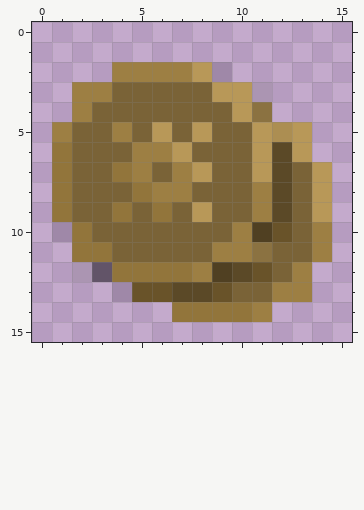
Two states of a pixel-art sprite, packs/KoronaSwiat_Resource_Pack/textures/items/pouch_of_coronacoins.png. The first picture shows the starting point.
The file is 16x16 pixels. Pixels under 10% opacity are left out. Colours within 5 levels of each other are drawn and written as one.
New version:
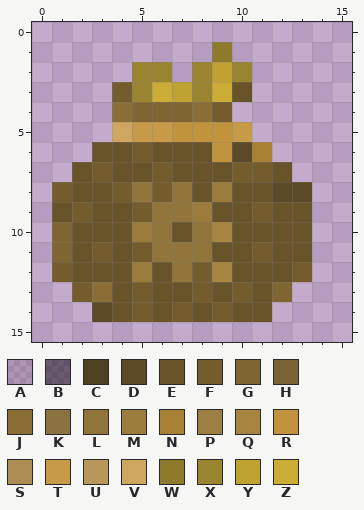
Palette (. is transparent): A #00000020  B #00000075  C #504022  D #5b4927  E #695329  F #745c2d  G #7f6531  H #7a6337  J #8a6e35  K #8b7241  L #92753b  M #9b7c3d  N #a98134  P #9d7f43  Q #a68541  R #c1933c  S #ac8e52  T #c69a47  U #b89858  V #cea65f  W #8e7a2c  X #9a8430  Y #c0a231  Z #cbac35
From old to new:
Changed rows in their new state; - is an unchanged pixel.
first column x 1:
 1 --------W-----
 2 ---.XX.XYX----
 3 -..FXZYXZE.---
 4 -..JGGGJF..---
 5 ...VTTRRRT...-
 6 ..EEFEEERDN..-
 7 .EFEEFEEEFFE..
 8 FEEF-FLEMEE-D.
 9 EFEEF-LMEEFEE.
10 GEEEMLELQEE-E.
11 GEFEFLLLEEFEE.
12 FEEEME-FQE-EF-
13 -FJEF-EF-FEG.-
14 --DEFEFEFEE---
Where, in picture pixels (left, top, right, bottom), the same in both pictures:
changed: (52, 42, 332, 322)
